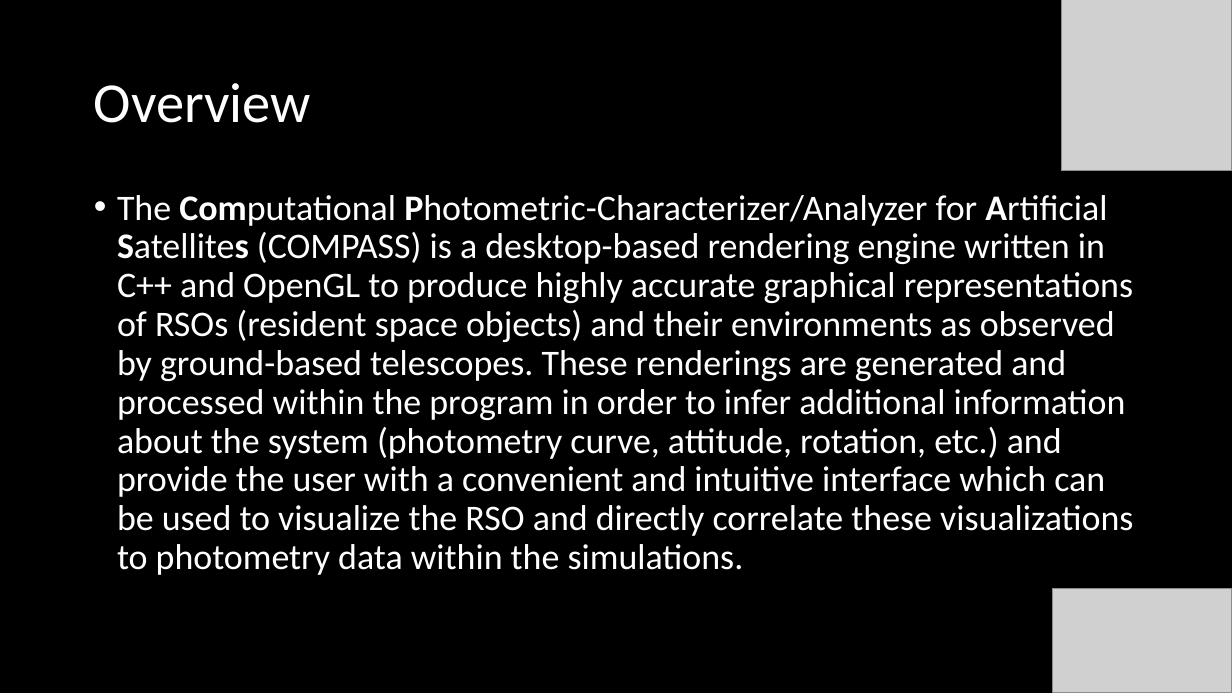
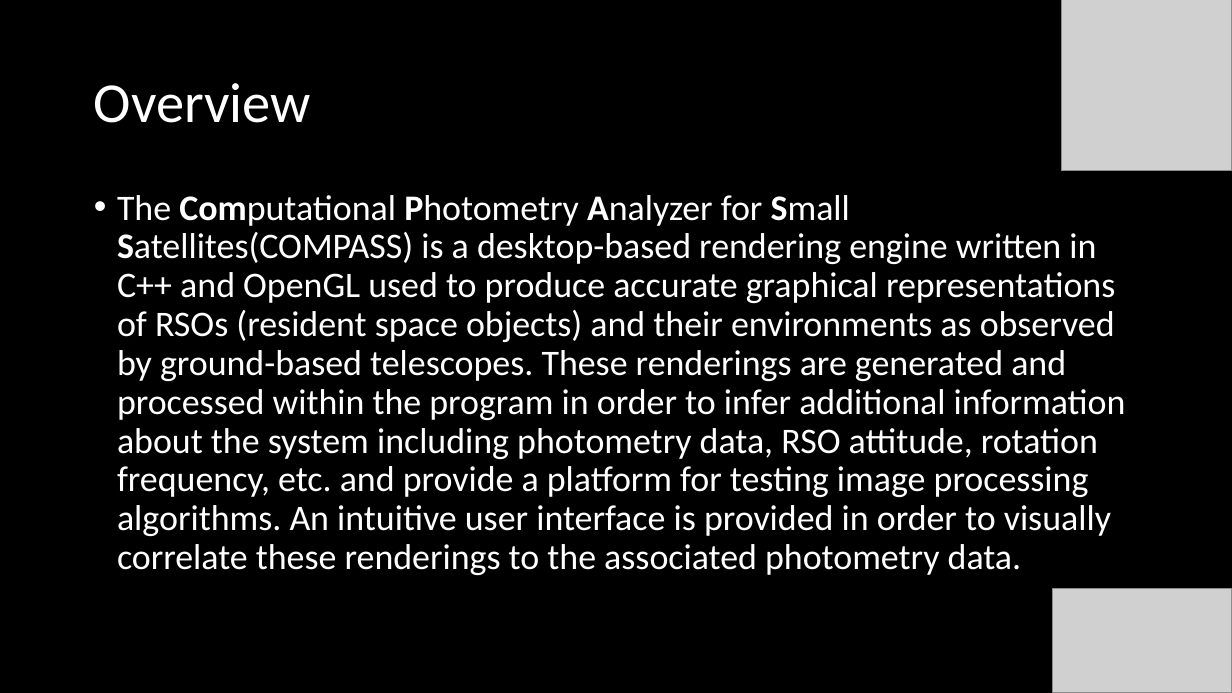
Before and after one commit to henry-valentine/COMPASS, a slide deck: slide 2 of documentation/COMPASS Project Overview.pptx. Drawn at 1232x693 pixels with LibreOffice and Linux fonts; fonts in the diff are those of the drawing; grey boxes stand for pictures. Boxes give left, top, right and bottom in pixels: in the first picture for what was removed or moved away, otherwise in the second. Text is boxed around its words. In the diff, an @@ line names an element or a change of style, - is before the commit and + after.

```diff
--- a/documentation/COMPASS Project Overview.pptx
+++ b/documentation/COMPASS Project Overview.pptx
@@ text at [117, 195, 1126, 575]: text changed @@
-• The Computational Photometric-Characterizer/Analyzer for Artificial Satellites (COMPASS) is a desktop-based rendering engine written in C++ and OpenGL to produce highly accurate graphical representations of RSOs (resident space objects) and their environments as observed by ground-based telescopes. These renderings are generated and processed within the program in order to infer additional information about the system (photometry curve, attitude, rotation, etc.) and provide the user with a convenient and intuitive interface which can be used to visualize the RSO and directly correlate these visualizations to photometry data within the simulations.
+• The Computational Photometry Analyzer for Small Satellites(COMPASS) is a desktop-based rendering engine written in C++ and OpenGL used to produce accurate graphical representations of RSOs (resident space objects) and their environments as observed by ground-based telescopes. These renderings are generated and processed within the program in order to infer additional information about the system including photometry data, RSO attitude, rotation frequency, etc. and provide a platform for testing image processing algorithms. An intuitive user interface is provided in order to visually correlate these renderings to the associated photometry data.
```
Also in this commit, not shown: 30 other files.
